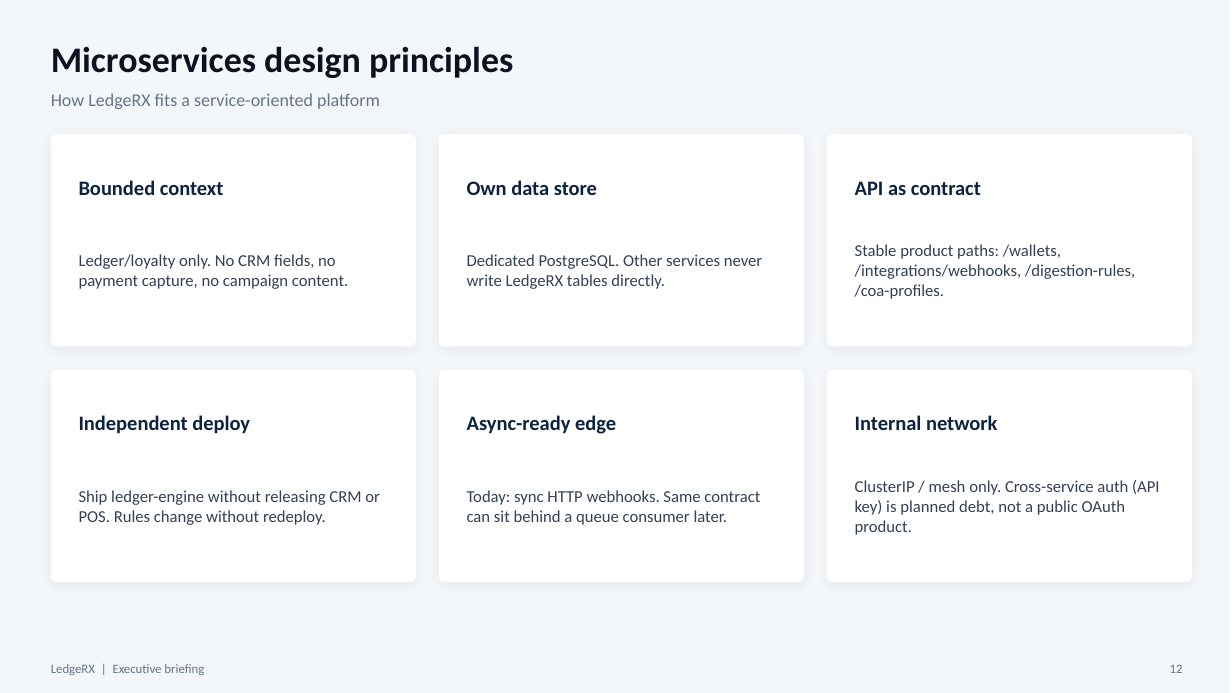
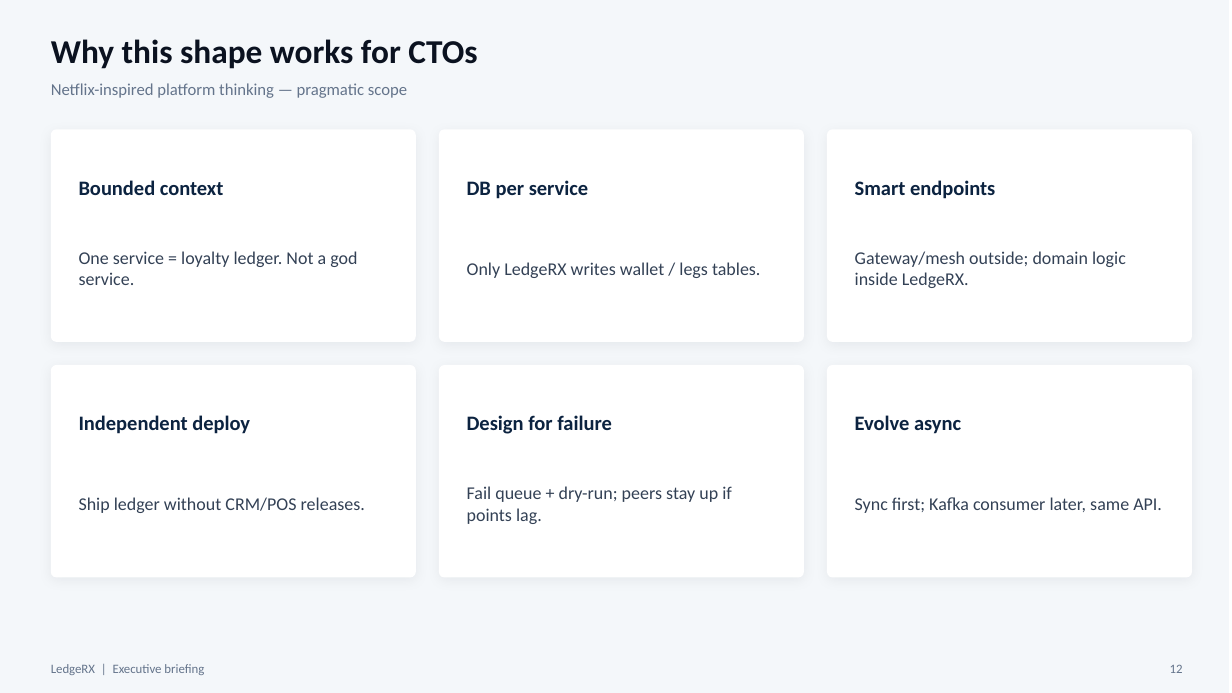
Before and after one commit to yky32/ledger-engine, a slide deck: slide 12 of docs/decks/LedgeRX-Executive-Briefing-v2.pptx. Drawn at 1232x693 pixels with LibreOffice and Linux fonts; fonts in the diff are those of the drawing. Boxes give left, top, right and bottom in pixels: in the first picture for what was removed or moved away, otherwise in the second. Text is boxed around its words. In the diff, an @@ line names an element or a change of style, - is before the commit and + after.

Commit message:
docs: CTO Netflix-style microservices landscape slide

```diff
--- a/docs/decks/LedgeRX-Executive-Briefing-v2.pptx
+++ b/docs/decks/LedgeRX-Executive-Briefing-v2.pptx
@@ text at [51, 39, 477, 69]: text changed; size 28 to 26 pt @@
-Microservices design principles
+Why this shape works for CTOs
@@ text at [51, 83, 407, 98]: text changed; size 14 to 13 pt @@
-How LedgeRX fits a service-oriented platform
+Netflix-inspired platform thinking — pragmatic scope
@@ text at [467, 180, 588, 199]: text changed @@
-Own data store
+DB per service
@@ text at [855, 180, 995, 199]: text changed @@
-API as contract
+Smart endpoints
@@ text at [79, 251, 357, 285]: text changed; size 13 to 14 pt @@
-Ledger/loyalty only. No CRM fields, no payment capture, no campaign content.
+One service = loyalty ledger. Not a god service.
@@ text at [467, 262, 761, 278]: text changed; size 13 to 14 pt @@
-Dedicated PostgreSQL. Other services never write LedgeRX tables directly.
+Only LedgeRX writes wallet / legs tables.
@@ text at [855, 251, 1126, 288]: text changed; size 13 to 14 pt @@
-Stable product paths: /wallets, /integrations/webhooks, /digestion-rules, /coa-profiles.
+Gateway/mesh outside; domain logic inside LedgeRX.
@@ 6 rounded rectangles: place and size @@
-6 rounded rectangles at [51, 134, 1192, 582]
+6 rounded rectangles at [51, 129, 1192, 578]
@@ text at [467, 415, 612, 434]: text changed @@
-Async-ready edge
+Design for failure
@@ text at [855, 415, 961, 434]: text changed @@
-Internal network
+Evolve async
@@ text at [79, 497, 365, 513]: text changed; size 13 to 14 pt @@
-Ship ledger-engine without releasing CRM or POS. Rules change without redeploy.
+Ship ledger without CRM/POS releases.
@@ text at [467, 486, 732, 524]: text changed; size 13 to 14 pt @@
-Today: sync HTTP webhooks. Same contract can sit behind a queue consumer later.
+Fail queue + dry-run; peers stay up if points lag.
@@ text at [855, 497, 1162, 513]: text changed; size 13 to 14 pt @@
-ClusterIP / mesh only. Cross-service auth (API key) is planned debt, not a public OAuth product.
+Sync first; Kafka consumer later, same API.
```
Also in this commit, not shown: 11 other slides changed, 2 slides added, 2 slides removed, 1 other file.
